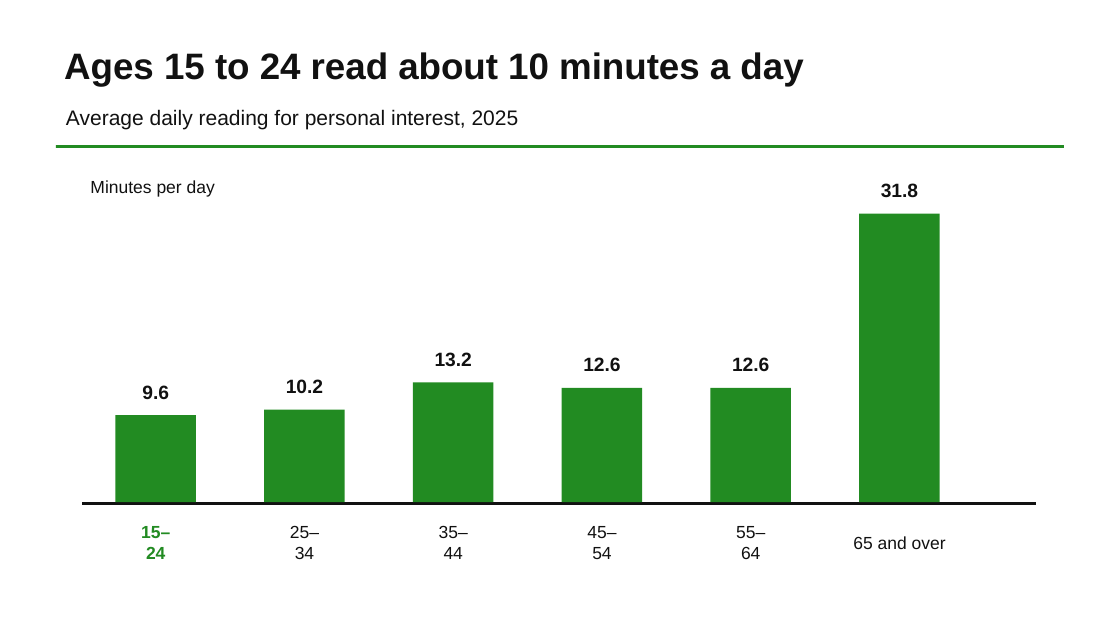
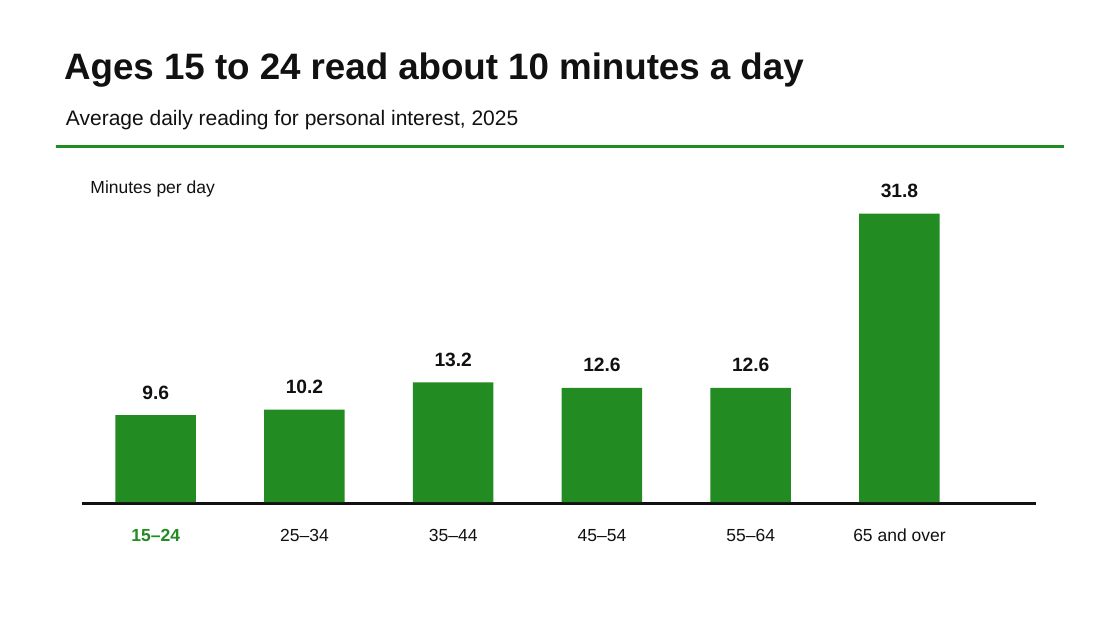
Before and after one commit to yIRaNli-lyr/yiran-li-tswd-portfolio, a slide deck: slide 3 of final-project-assets/reading-attention-storyboard.pptx. Drawn at 1120x630 pixels with LibreOffice and Linux fonts; fonts in the diff are those of the drawing. Boxes give left, top, right and bottom in pixels: in the first picture for what was removed or moved away, otherwise in the second. Text is boxed around its words. In the diff, an @@ line names an element or a change of style, - is before the commit and + after.

```diff
--- a/final-project-assets/reading-attention-storyboard.pptx
+++ b/final-project-assets/reading-attention-storyboard.pptx
@@ text at (x1=131, y1=529, x2=180, y2=541): text changed @@
-15–
-24
+15–24
@@ text at (x1=280, y1=529, x2=329, y2=541): text changed @@
-25–
-34
+25–34
@@ text at (x1=429, y1=528, x2=478, y2=541): text changed @@
-35–
-44
+35–44
@@ text at (x1=578, y1=529, x2=627, y2=541): text changed @@
-45–
-54
+45–54
@@ text at (x1=726, y1=528, x2=775, y2=541): text changed @@
-55–
-64
+55–64
@@ text "65 and over" moved from (x1=853, y1=536, x2=946, y2=549) to (x1=853, y1=528, x2=946, y2=541) @@
```
Also in this commit, not shown: 1 other slide changed, 2 other files.
